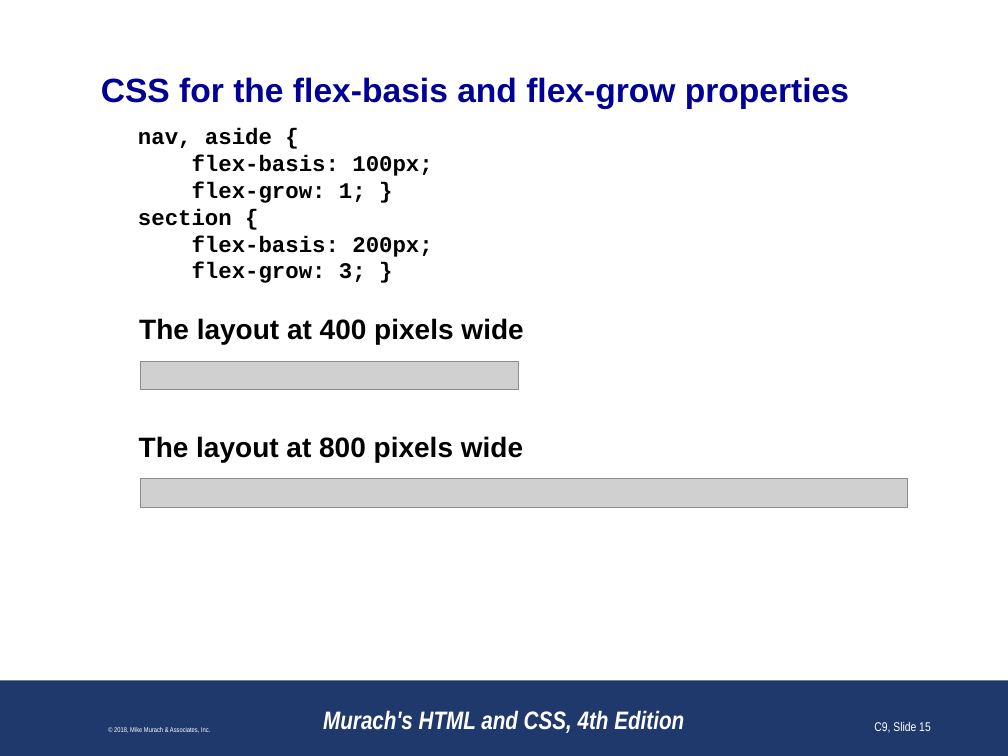
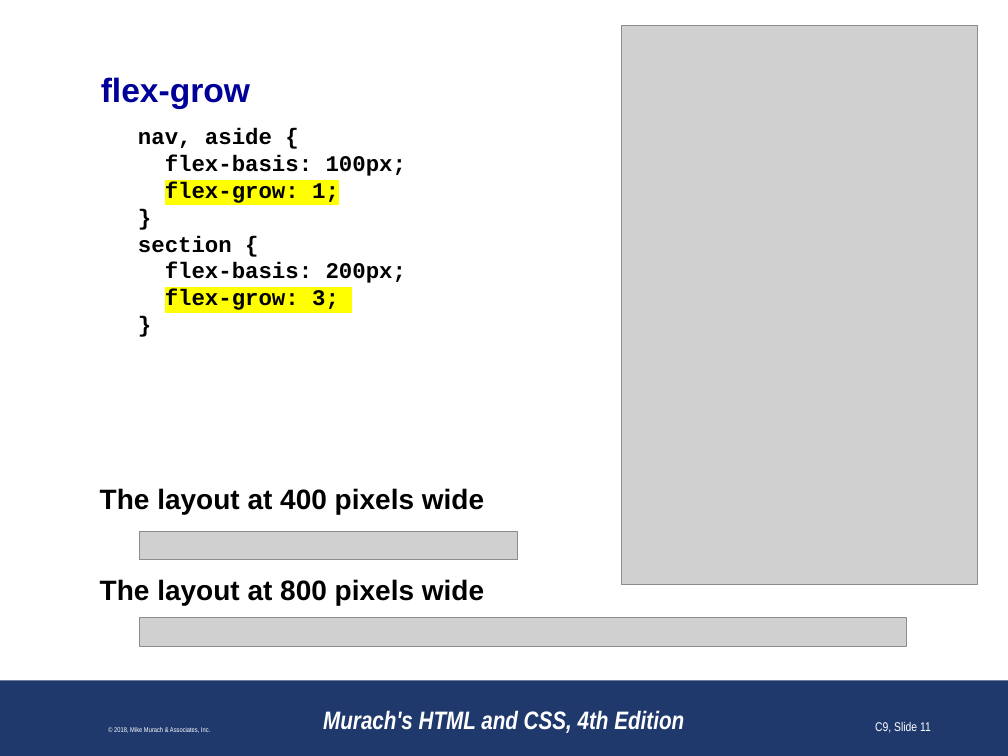
Before and after one commit to paulsmithkc/awd1000_base_lab_and_homework, a slide deck: slide 11 of murach_html_4e/slides/Chapter 9 slides (Revised).pptx (slide 15 before the commit). Drawn at 1008x756 pixels with LibreOffice and Linux fonts; fonts in the diff are those of the drawing; grey boxes stand for pictures; background and template pictures are left out. Boxes give left, top, right and bottom in pixels: in the first picture for what was removed or moved away, otherwise in the second. Text is boxed around its words. In the diff, an @@ line names an element or a change of style, - is before the commit and + after.

```diff
--- a/murach_html_4e/slides/Chapter 9 slides (Revised).pptx
+++ b/murach_html_4e/slides/Chapter 9 slides (Revised).pptx
@@ picture added at (x1=622, y1=25, x2=978, y2=585) @@
@@ title at (x1=101, y1=77, x2=250, y2=109): text changed @@
-CSS for the flex-basis and flex-grow properties
+flex-grow
@@ text at (x1=165, y1=182, x2=339, y2=203): text changed @@
-flex-grow: 1; }
+flex-grow: 1;
+}
@@ text at (x1=165, y1=289, x2=339, y2=310): text changed @@
-flex-grow: 3; }
+flex-grow: 3;
+}
@@ text "The layout at 400 pixels ..." moved from (x1=139, y1=318, x2=523, y2=344) to (x1=100, y1=488, x2=484, y2=514) @@
@@ text "The layout at 400 pixels ..." at (x1=100, y1=488, x2=484, y2=514): indent changed @@
@@ picture moved from (x1=141, y1=362, x2=519, y2=390) to (x1=139, y1=532, x2=517, y2=560) @@
@@ text "The layout at 800 pixels ..." moved from (x1=139, y1=436, x2=523, y2=462) to (x1=100, y1=579, x2=484, y2=605) @@
@@ text "The layout at 800 pixels ..." at (x1=100, y1=579, x2=484, y2=605): indent changed @@
@@ picture moved from (x1=141, y1=479, x2=908, y2=508) to (x1=139, y1=618, x2=906, y2=647) @@
@@ page number at (x1=875, y1=722, x2=931, y2=733): text changed @@
-C9, Slide 15
+C9, Slide 11
```
Also in this commit, not shown: 19 other slides changed, 1 slide added, 4 slides removed.
